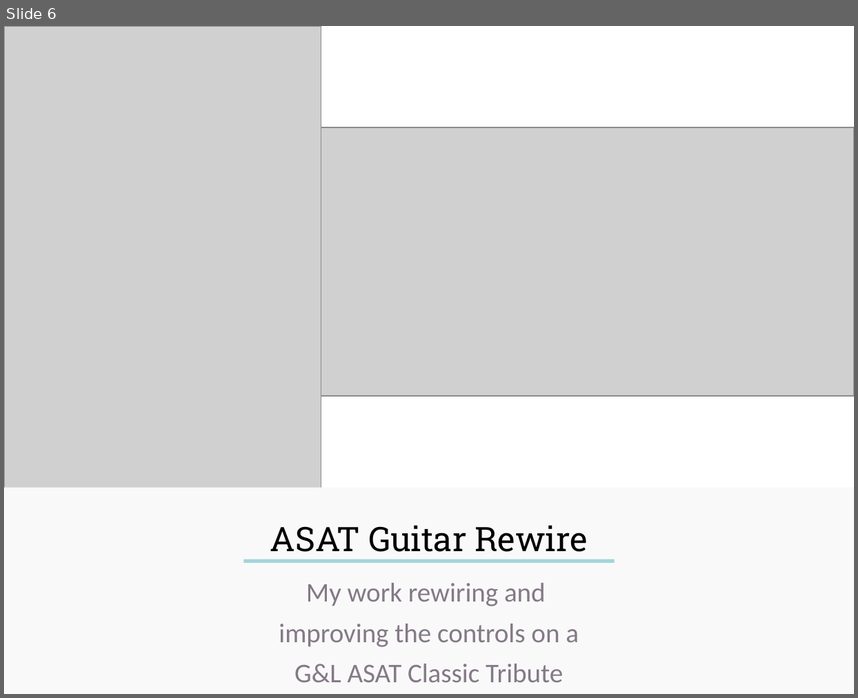
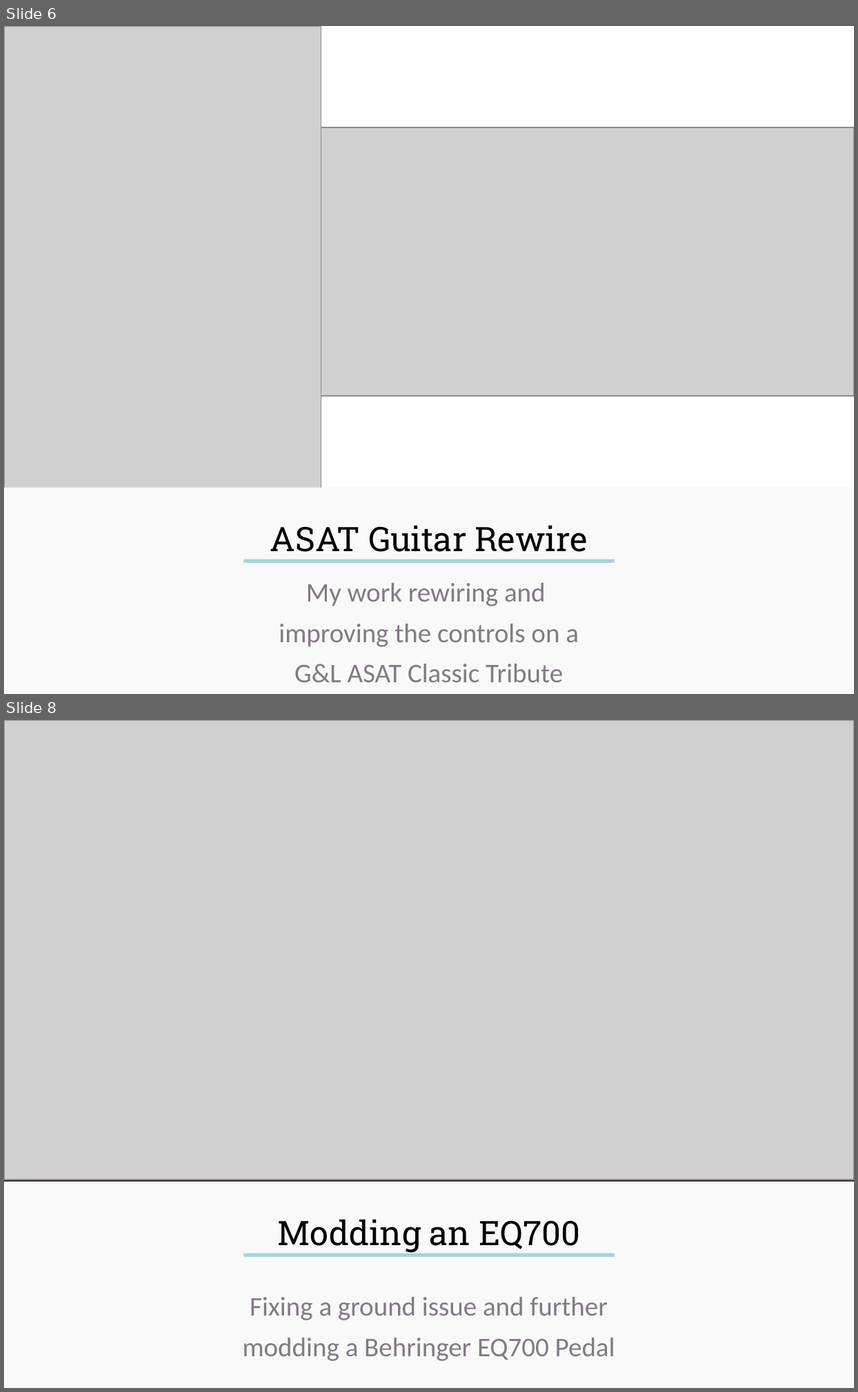
Before and after one commit to ryanlonergan/ryanlonergan.github.io, a slide deck: assets/guitar/Template for guitar post cards.pptx. Shown one above the other, each under a label of ours: slide 6 before the commit, slides 6 and 8 after it; the slides between them are not shown. The pictures are 858x698 and 858x1392 pixels, drawn with LibreOffice and Linux fonts; fonts in the diff are those of the drawing; grey boxes stand for pictures. Boxes give left, top, right and bottom in pixels: in the first picture for what was removed or moved away, otherwise in the second. Text is boxed around its words. In the diff, an @@ line names an element or a change of style, - is before the commit and + after.

```diff
--- a/assets/guitar/Template for guitar post cards.pptx
+++ b/assets/guitar/Template for guitar post cards.pptx
@@ slide 8 added at (4,720,854,1388), background gradient #210F01 to #130600 to #22130C to #1D0E0B @@
@@ picture added at (4,720,854,1179) @@
@@ rectangle added at (4,1182,854,1388), fill #F9F9F9 @@
@@ text added at (277,1219,580,1253), 20 pt, text #000000 @@
+Modding an EQ700
@@ rectangle added at (243,1253,614,1257), fill #A4D5D9 @@
@@ text added at (243,1297,615,1361), 16 pt, text #847986 @@
+Fixing a ground issue and further
+modding a Behringer EQ700 Pedal
```
Also in this commit, not shown: 1 other slide added, 2 other files.
